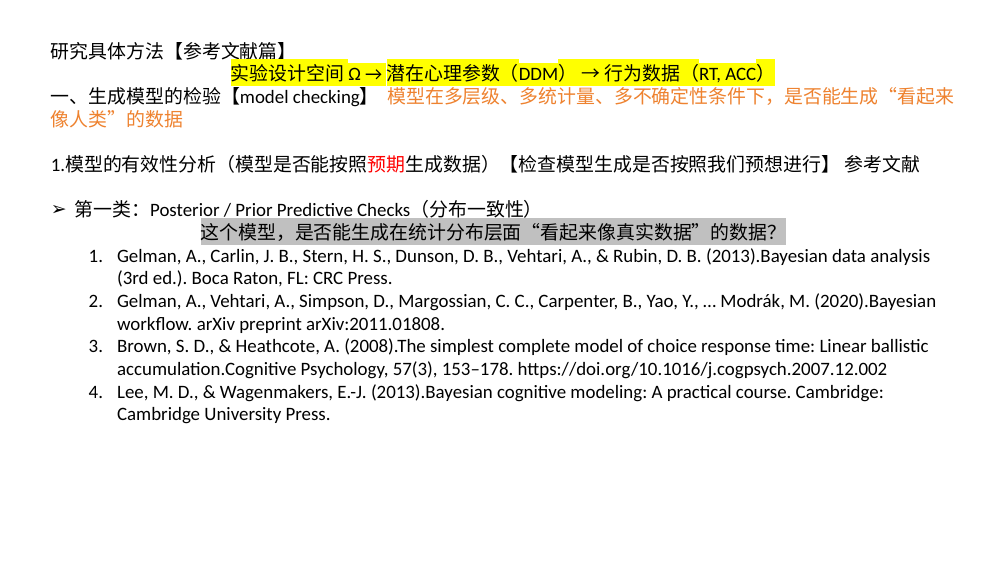
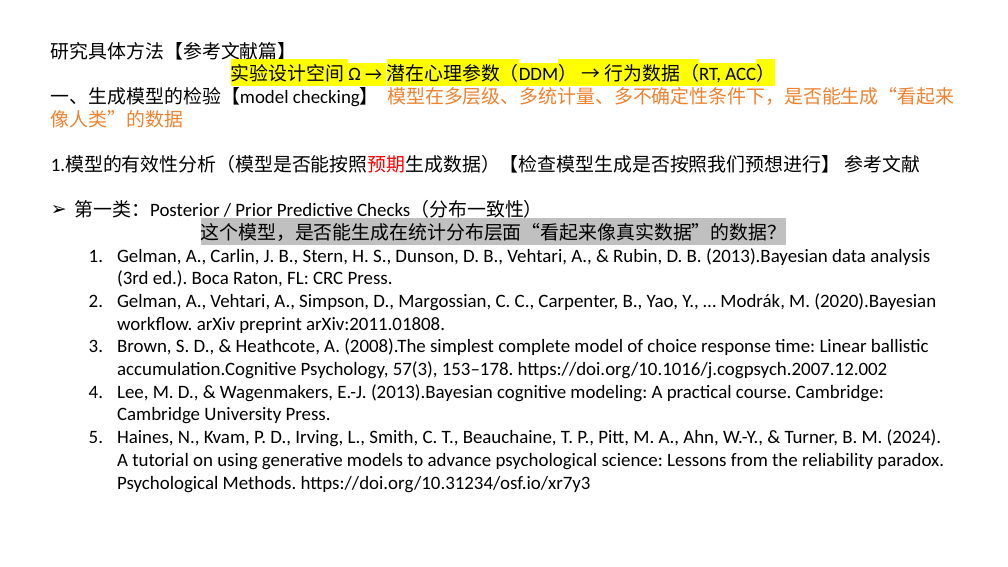
Before and after one commit to Fanzhaoli/Guassion_Process-and-Experiment_Design, a slide deck: slide 7 of 4_Reports/Study_Method.pptx (slide 4 before the commit). Drawn at 1008x567 pixels with LibreOffice and Linux fonts; fonts in the diff are those of the drawing. Boxes give left, top, right and bottom in pixels: in the first picture for what was removed or moved away, otherwise in the second. Text is boxed around its words. In the diff, an @@ line names an element or a change of style, - is before the commit and + after.

```diff
--- a/4_Reports/Study_Method.pptx
+++ b/4_Reports/Study_Method.pptx
@@ text at [117,429,944,493]: paragraph added @@
+  5. Haines, N., Kvam, P. D., Irving, L., Smith, C. T., Beauchaine, T. P., Pitt, M. A., Ahn, W.-Y., & Turner, B. M. (2024). A tutorial on using generative models to advance psychological science: Lessons from the reliability paradox. Psychological Methods. https://doi.org/10.31234/osf.io/xr7y3
```
Also in this commit, not shown: 3 other slides changed, 3 slides added, 9 other files.
